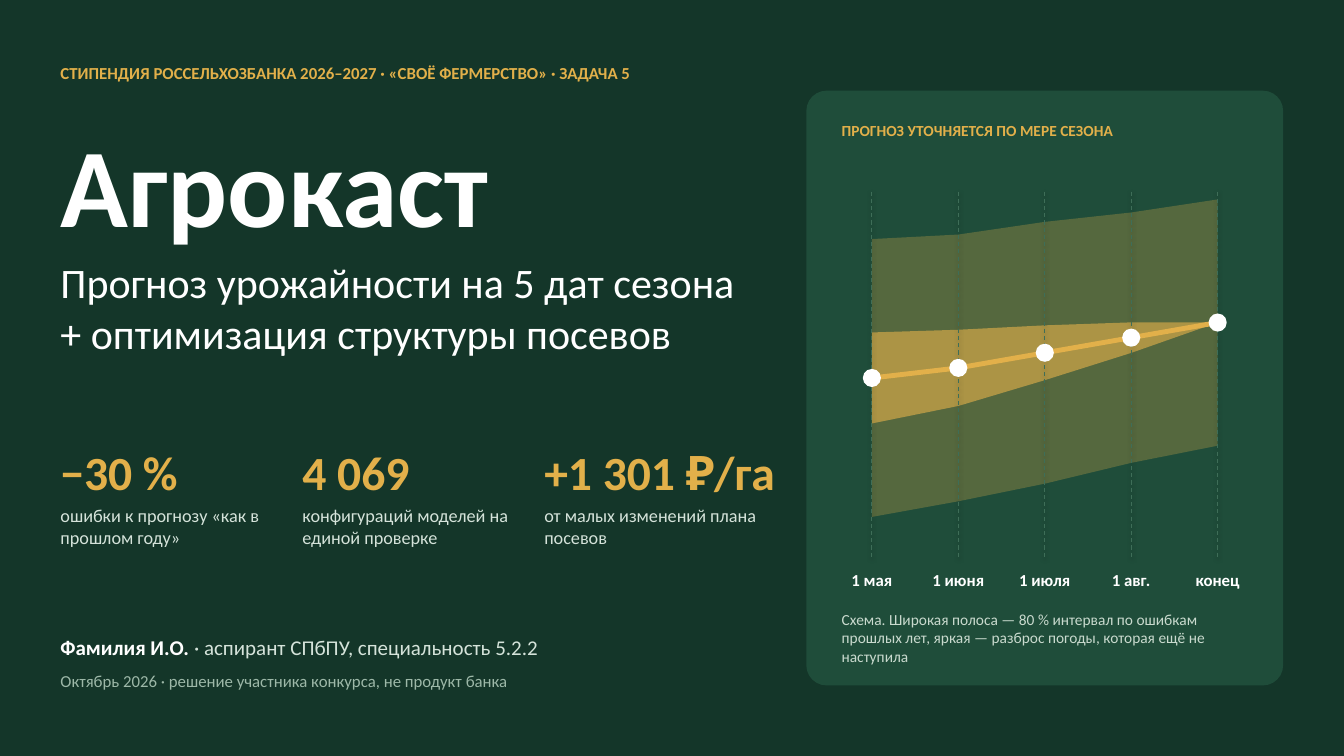
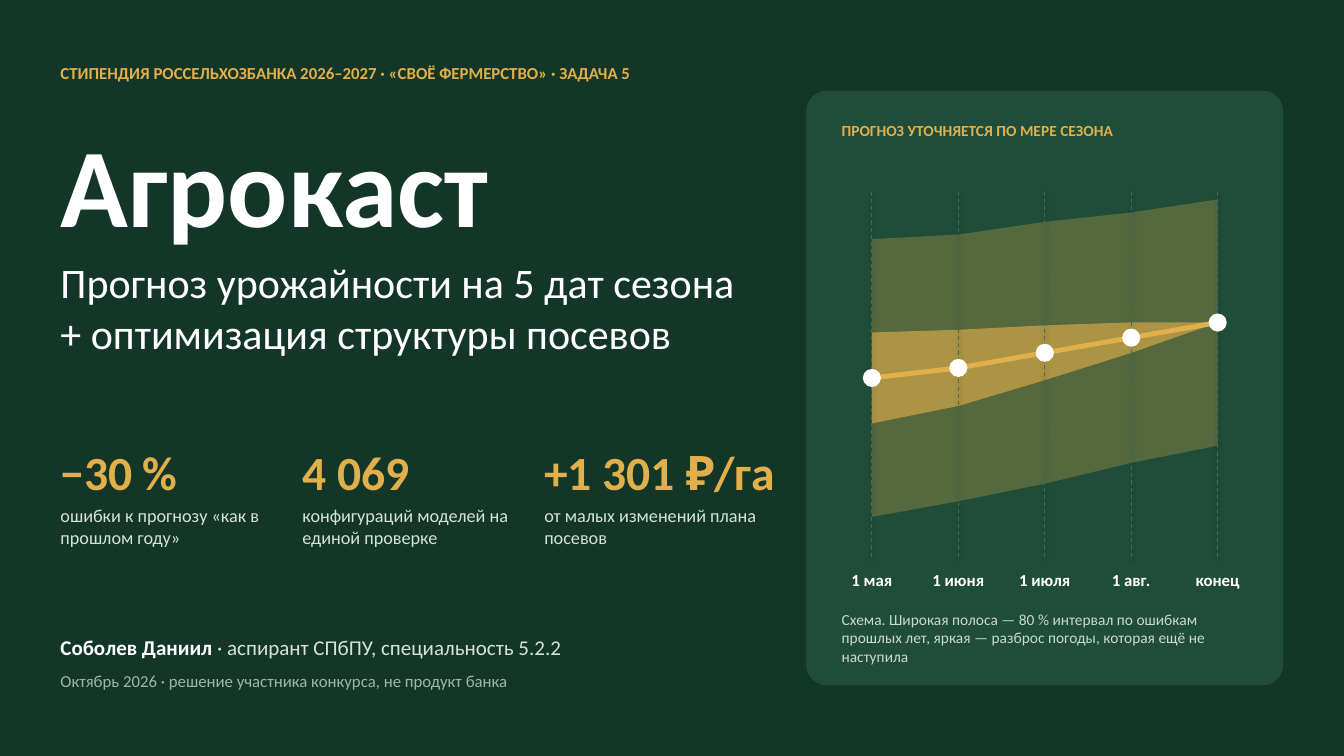
Before and after one commit to Parampaika/AgroCast, a slide deck: slide 1 of deck/out/agrokast_presentation.pptx. Drawn at 1344x756 pixels with LibreOffice and Linux fonts; fonts in the diff are those of the drawing. Boxes give left, top, right and bottom in pixels: in the first picture for what was removed or moved away, otherwise in the second. Text is boxed around its words. In the diff, an @@ line names an element or a change of style, - is before the commit and + after.

```diff
--- a/deck/out/agrokast_presentation.pptx
+++ b/deck/out/agrokast_presentation.pptx
@@ text at [60, 640, 560, 659]: text changed @@
-Фамилия И.О. · аспирант СПбПУ, специальность 5.2.2
+Соболев Даниил · аспирант СПбПУ, специальность 5.2.2
```
Also in this commit, not shown: 2 other slides changed, 6 other files.
